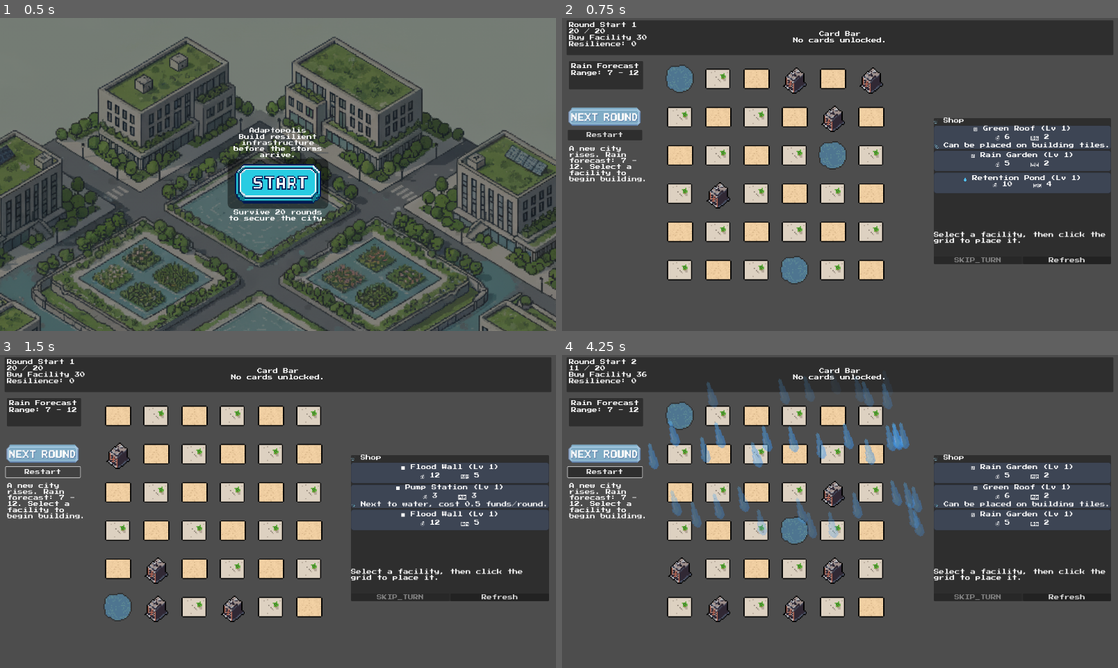
Above: before the commit, frames 1-4 (two rows, left to right).
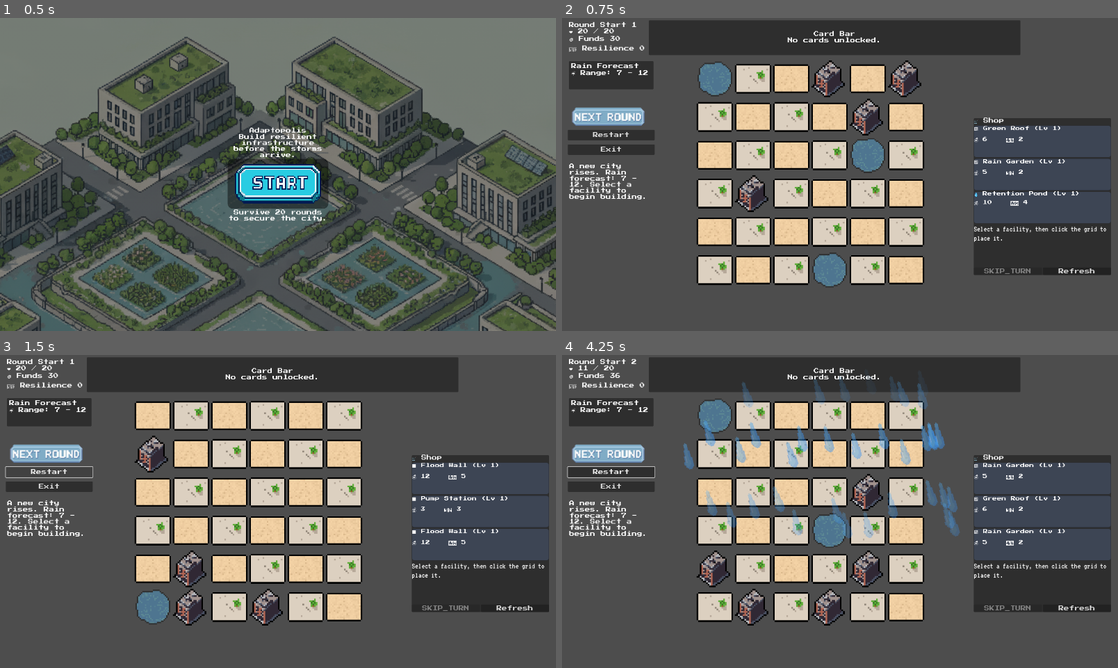
Above: after the commit, the same moments.

Repository: TinghaoHUANG/Adaptopolis-demo
Game: Godot game, scene res://scenes/main.tscn
Same seed, same stepped clock (60 frames per second), same inputs: the game is played once before the commit and once after it.
Inputs (mouse positions are in pixels of both pictures, inside the frame that each line leads up to):
- Up to frame 1 (0.5 s): no input
- Up to frame 2 (0.75 s): click (840, 183) at 0.5 s
- Up to frame 3 (1.5 s): click "Restart" at 1.25 s
- Up to frame 4 (4.25 s): click "Restart" at 2 s; click "Restart" at 2.75 s; click (606, 452) at 3.5 s

Frame 1 is identical in both runs. In frame 2, 35% of the frame differs, in the area x 0-100%, y 0-86%; in frame 3, 35%; in frame 4, 37%, in the area x 0-100%, y 0-87%.

Commit message:
Version 0.2.6

Diff:
--- a/data/facility_data.json
+++ b/data/facility_data.json
@@ -111,11 +111,12 @@
 						  true
 					  ]
 				  ],
-		"special_rule":  "Next to water, cost 0.5 funds/round.",
+		"special_rule":  "Next to water or blue infrastructure, cost 0.5 funds/round.",
 		"unlock_round":  1,
 		"type_tags":  [
 						  "grey"
-					  ]
+					  ],
+		"description":  "Electric pumps move stormwater away from low points. Place next to water or blue infrastructure to activate drainage support."
 	},
 	{
 		"id":  "permeable_pavement",
--- /dev/null
+++ b/fonts/details_font_desc.tres
@@ -0,0 +1,14 @@
+[gd_resource type="FontFile" load_steps=2 format=3 uid="uid://c7f0govhamoiu"]
+
+[ext_resource type="FontFile" uid="uid://clkkpf7jgaj8c" path="res://fonts/VT323-Regular.ttf" id="1"]
+
+[resource]
+fallbacks = Array[Font]([ExtResource("1")])
+antialiasing = 0
+subpixel_positioning = 0
+fixed_size = 28
+cache/0/28/0/ascent = 0.0
+cache/0/28/0/descent = 0.0
+cache/0/28/0/underline_position = 0.0
+cache/0/28/0/underline_thickness = 0.0
+cache/0/28/0/scale = 1.0
--- a/scenes/main.tscn
+++ b/scenes/main.tscn
@@ -38,6 +38,7 @@
 hud_container_path = NodePath("UI/HUD")
 shop_panel_path = NodePath("UI/ShopPanel")
 restart_button_path = NodePath("UI/HUD/RestartButton")
+exit_button_path = NodePath("UI/HUD/ExitButton")
 victory_menu_path = NodePath("UI/VictoryMenu")
 victory_label_path = NodePath("UI/VictoryMenu/Menu/Panel/VBox/VictoryLabel")
 victory_restart_button_path = NodePath("UI/VictoryMenu/Menu/Panel/VBox/Buttons/RestartButton")
@@ -54,6 +55,7 @@
 [node name="UI" type="CanvasLayer" parent="."]
 
 [node name="CardInfo" type="PanelContainer" parent="UI"]
+visible = false
 z_index = 200
 z_as_relative = false
 offset_right = 244.0
@@ -88,9 +90,9 @@
 [node name="CardBar" type="PanelContainer" parent="UI"]
 anchors_preset = 10
 anchor_right = 1.0
-offset_left = 16.0
+offset_left = 300.0
 offset_top = 8.0
-offset_right = -16.0
+offset_right = -337.0
 offset_bottom = 128.0
 grow_horizontal = 2
 script = ExtResource("10")
@@ -128,7 +130,7 @@
 anchors_preset = 0
 offset_left = 24.0
 offset_top = 144.0
-offset_right = 304.0
+offset_right = 347.0
 offset_bottom = 324.0
 script = ExtResource("3")
 rain_report_label_path = NodePath("RainPanel/RainReportLabel")
@@ -136,7 +138,7 @@
 [node name="StatsContainer" type="VBoxContainer" parent="UI/HUD"]
 layout_mode = 0
 offset_top = -129.0
-offset_right = 256.0
+offset_right = 289.0
 offset_bottom = -16.0
 
 [node name="RoundLabel" type="Label" parent="UI/HUD/StatsContainer"]
@@ -158,7 +160,7 @@
 [node name="RainPanel" type="Panel" parent="UI/HUD"]
 layout_mode = 0
 offset_top = 5.0
-offset_right = 256.0
+offset_right = 292.0
 offset_bottom = 102.0
 
 [node name="RainTitle" type="Label" parent="UI/HUD/RainPanel"]
@@ -177,7 +179,7 @@
 offset_top = 32.0
 offset_right = -8.0
 offset_bottom = -8.0
-text = "Range: ? - ?"
+text = "☔ Range: ? - ?"
 
 [node name="NextRoundButton" type="TextureButton" parent="UI/HUD"]
 custom_minimum_size = Vector2(110, 35)
@@ -200,9 +202,9 @@
 anchor_right = 1.0
 anchor_bottom = 1.0
 offset_left = 1.0
-offset_top = 298.0
+offset_top = 359.0
 offset_right = 1.0
-offset_bottom = 286.0
+offset_bottom = 347.0
 grow_horizontal = 2
 grow_vertical = 2
 text = "Welcome to Adaptopolis!"
@@ -218,6 +220,17 @@
 offset_bottom = 278.0
 grow_horizontal = 2
 text = "Restart"
+
+[node name="ExitButton" type="Button" parent="UI/HUD"]
+layout_mode = 1
+anchors_preset = 10
+anchor_right = 1.0
+offset_left = -4.0
+offset_top = 292.0
+offset_right = -27.0
+offset_bottom = 328.0
+grow_horizontal = 2
+text = "Exit"
 
 [node name="GridDisplay" type="GridContainer" parent="UI"]
 anchors_preset = 8
@@ -225,9 +238,9 @@
 anchor_top = 0.5
 anchor_right = 0.5
 anchor_bottom = 0.5
-offset_left = -608.0
+offset_left = -486.0
 offset_top = -384.0
-offset_right = 160.0
+offset_right = 282.0
 offset_bottom = 384.0
 grow_horizontal = 2
 grow_vertical = 2
@@ -243,10 +256,10 @@
 anchor_top = 0.5
 anchor_right = 1.0
 anchor_bottom = 0.5
-offset_left = -331.0
+offset_left = -498.0
 offset_top = -194.0
 offset_right = -24.0
-offset_bottom = 309.0
+offset_bottom = 347.0
 grow_horizontal = 0
 grow_vertical = 2
 script = ExtResource("5")
@@ -269,13 +282,14 @@
 autowrap_mode = 2
 
 [node name="OfferList" type="VBoxContainer" parent="UI/ShopPanel/MarginContainer/VBox"]
-custom_minimum_size = Vector2(0, 200)
+custom_minimum_size = Vector2(0, 160)
 layout_mode = 2
 size_flags_vertical = 3
 
 [node name="DetailLabel" type="Label" parent="UI/ShopPanel/MarginContainer/VBox"]
-custom_minimum_size = Vector2(0, 80)
-layout_mode = 2
+custom_minimum_size = Vector2(0, 140)
+layout_mode = 2
+size_flags_vertical = 3
 text = "Select a facility, then click the grid to place it."
 autowrap_mode = 2
 
--- a/scripts/grid_display.gd
+++ b/scripts/grid_display.gd
@@ -43,7 +43,10 @@
 
 const FACILITY_ICONS := {
 	"green_roof": preload("res://icons/facilities/greenroof_1.png"),
-	"rain_garden": preload("res://icons/facilities/raingarden_1.png")
+	"rain_garden": preload("res://icons/facilities/raingarden_1.png"),
+	"constructed_wetland": preload("res://icons/facilities/wetland_1.png"),
+	"pump_station": preload("res://icons/facilities/pump_1.png"),
+	"flood_wall": preload("res://icons/facilities/floodwall_1.png")
 }
 
 const RETENTION_POND_ICONS := {
@@ -248,9 +251,15 @@
 		return null
 	match facility.id:
 		"green_roof":
-			return FACILITY_ICONS.get("green_roof")
+			return _get_single_icon(facility)
 		"rain_garden":
-			return FACILITY_ICONS.get("rain_garden")
+			return _get_single_icon(facility)
+		"constructed_wetland":
+			return _get_single_icon(facility)
+		"pump_station":
+			return _get_single_icon(facility)
+		"flood_wall":
+			return _get_single_icon(facility)
 		"retention_pond":
 			return _get_retention_pond_icon(facility, grid_position)
 		_:
@@ -273,10 +282,19 @@
 	return RETENTION_POND_ICONS.get(normalized, null)
 
 func _format_facility_label(facility: Facility) -> String:
+	if facility == null:
+		return ""
+	if FACILITY_ICONS.has(facility.id) or facility.id == "retention_pond":
+		return ""
 	var icon: String = "🌱" if facility.type == "green" else "🏗️"
 	if facility.id == "green_roof":
 		icon = "🏡"
 	return icon
+
+func _get_single_icon(facility: Facility) -> Texture2D:
+	if facility == null:
+		return null
+	return FACILITY_ICONS.get(facility.id, null)
 
 func _show_preview(origin: Vector2i) -> void:
 	clear_preview()
--- a/scripts/grid_manager.gd
+++ b/scripts/grid_manager.gd
@@ -168,7 +168,7 @@
 		if cell.occupied:
 			return {"allowed": false, "merge_target": null}
 		if facility.id == "pump_station":
-			if not _has_adjacent_water(target):
+			if not _has_adjacent_water_or_blue_infrastructure(target):
 				return {"allowed": false, "merge_target": null}
 	return {"allowed": true, "merge_target": merge_target}
 
@@ -252,12 +252,20 @@
 		cell.occupied = cell.is_building or cell.is_water
 	facility_cells[facility].clear()
 
-func _has_adjacent_water(position: Vector2i) -> bool:
+func _has_adjacent_water_or_blue_infrastructure(position: Vector2i) -> bool:
 	var directions := [Vector2i.LEFT, Vector2i.RIGHT, Vector2i.UP, Vector2i.DOWN]
 	for dir in directions:
 		var neighbor := get_cell(position + dir)
-		if neighbor and neighbor.is_water:
+		if neighbor == null:
+			continue
+		if neighbor.is_water:
 			return true
+		var neighbor_facility: Facility = neighbor.facility_ref
+		if neighbor_facility:
+			var tags := neighbor_facility.get_type_tags()
+			for tag in tags:
+				if tag == "blue":
+					return true
 	return false
 
 func get_cell(position: Vector2i) -> GridCell:
--- a/scripts/hud_display.gd
+++ b/scripts/hud_display.gd
@@ -34,7 +34,7 @@
 	if forecast_min > 0 or forecast_max > 0:
 		min_text = str(forecast_min)
 		max_text = str(forecast_max)
-	label.text = "Range: %s - %s" % [min_text, max_text]
+	label.text = "☔ Range: %s - %s" % [min_text, max_text]
 
 func _get_report_label() -> Label:
 	if rain_report_label_path.is_empty():
--- a/scripts/main.gd
+++ b/scripts/main.gd
@@ -26,6 +26,7 @@
 @export var hud_container_path: NodePath
 @export var shop_panel_path: NodePath
 @export var restart_button_path: NodePath
+@export var exit_button_path: NodePath
 @export var victory_menu_path: NodePath
 @export var victory_label_path: NodePath
 @export var victory_restart_button_path: NodePath
@@ -67,6 +68,7 @@
 var hud_container: Control = null
 var shop_panel: Control = null
 var restart_button: Button = null
+var exit_button: Button = null
 var victory_menu: Control = null
 var victory_label: Label = null
 var victory_restart_button: Button = null
@@ -142,6 +144,7 @@
 	hud_container = get_node_or_null(hud_container_path) as Control
 	shop_panel = get_node_or_null(shop_panel_path) as Control
 	restart_button = get_node_or_null(restart_button_path) as Button
+	exit_button = get_node_or_null(exit_button_path) as Button
 	victory_menu = get_node_or_null(victory_menu_path) as Control
 	victory_label = get_node_or_null(victory_label_path) as Label
 	victory_restart_button = get_node_or_null(victory_restart_button_path) as Button
@@ -705,6 +708,7 @@
 
 	_connect_button(start_button, "_on_start_pressed")
 	_connect_button(restart_button, "_on_restart_pressed")
+	_connect_button(exit_button, "_on_exit_pressed")
 	_connect_button(victory_restart_button, "_on_restart_pressed")
 	_connect_button(victory_endless_button, "_on_victory_endless_pressed")
 
@@ -864,6 +868,9 @@
 
 func _on_restart_pressed() -> void:
 	start_new_game()
+
+func _on_exit_pressed() -> void:
+	get_tree().quit()
 
 func _on_victory_endless_pressed() -> void:
 	endless_mode = true
--- a/scripts/shop_display.gd
+++ b/scripts/shop_display.gd
@@ -32,6 +32,12 @@
 const LEVEL_BORDER_WIDTH: int = 3
 const NO_HIGHLIGHT: Color = Color(0, 0, 0, 0)
 const BASE_BUTTON_COLOR: Color = Color(0.24, 0.27, 0.33)
+const OFFER_TITLE_FONT: FontFile = preload("res://fonts/pixel_font.tres")
+const OFFER_TITLE_FONT_SIZE: int = 16
+const OFFER_STATS_FONT: FontFile = preload("res://fonts/pixel_font.tres")
+const OFFER_STATS_FONT_SIZE: int = 16
+const DETAIL_FONT: FontFile = preload("res://fonts/details_font_desc.tres")
+const DETAIL_FONT_SIZE: int = 28
 
 func _ready() -> void:
 	button_group.allow_unpress = true
@@ -45,6 +51,9 @@
 	if refresh_button:
 		refresh_button.text = "Refresh"
 		refresh_button.connect("pressed", Callable(self, "_on_refresh_pressed"))
+	if detail_label and DETAIL_FONT:
+		detail_label.add_theme_font_override("font", DETAIL_FONT)
+		detail_label.add_theme_font_size_override("font_size", DETAIL_FONT_SIZE)
 	_update_status_hint()
 
 func set_offers(new_offers: Array) -> void:
@@ -83,8 +92,36 @@
 	button.button_group = button_group
 	button.focus_mode = Control.FOCUS_NONE
 	button.flat = false
-	button.custom_minimum_size = Vector2(0, 72)
-	button.text = _format_offer_summary(facility)
+	button.custom_minimum_size = Vector2(0, 110)
+	button.text = ""
+	var content := VBoxContainer.new()
+	content.name = "Summary"
+	content.mouse_filter = Control.MOUSE_FILTER_IGNORE
+	content.size_flags_horizontal = Control.SIZE_EXPAND_FILL
+	content.size_flags_vertical = Control.SIZE_EXPAND_FILL
+	content.alignment = BoxContainer.ALIGNMENT_BEGIN
+	content.add_theme_constant_override("separation", 8)
+	button.add_child(content)
+
+	var title_label := Label.new()
+	title_label.mouse_filter = Control.MOUSE_FILTER_IGNORE
+	title_label.horizontal_alignment = HORIZONTAL_ALIGNMENT_LEFT
+	title_label.size_flags_horizontal = Control.SIZE_EXPAND_FILL
+	title_label.text = _format_offer_title(facility)
+	if OFFER_TITLE_FONT:
+		title_label.add_theme_font_override("font", OFFER_TITLE_FONT)
+		title_label.add_theme_font_size_override("font_size", OFFER_TITLE_FONT_SIZE)
+	content.add_child(title_label)
+
+	var stats_label := Label.new()
+	stats_label.mouse_filter = Control.MOUSE_FILTER_IGNORE
+	stats_label.horizontal_alignment = HORIZONTAL_ALIGNMENT_LEFT
+	stats_label.size_flags_horizontal = Control.SIZE_EXPAND_FILL
+	stats_label.text = _format_offer_stats(facility)
+	if OFFER_STATS_FONT:
+		stats_label.add_theme_font_override("font", OFFER_STATS_FONT)
+		stats_label.add_theme_font_size_override("font_size", OFFER_STATS_FONT_SIZE)
+	content.add_child(stats_label)
 	_apply_offer_style(button, facility)
 	button.connect("toggled", Callable(self, "_on_offer_toggled").bind(index))
 	return button
@@ -128,27 +165,19 @@
 		return LEVEL2_HIGHLIGHT
 	return LEVEL3_HIGHLIGHT
 
-func _format_offer_summary(facility: Facility) -> String:
-	var lines: Array[String] = []
+func _format_offer_title(facility: Facility) -> String:
 	var dots := facility.get_type_dots()
 	var prefix := "%s " % dots if not dots.is_empty() else ""
-	lines.append("%s%s (Lv %d)" % [prefix, facility.name, facility.level])
-	lines.append("💰 %d    🛡️ %d" % [facility.cost, facility.resilience])
-	if facility.special_rule != "":
-		lines.append("📎 %s" % facility.special_rule)
-	return "\n".join(lines)
+	return "%s%s (Lv %d)" % [prefix, facility.name, facility.level]
+
+func _format_offer_stats(facility: Facility) -> String:
+	return "💰 %d    🛡️ %d" % [facility.cost, facility.resilience]
 
 func _build_detail_text(facility: Facility) -> String:
-	var parts: Array[String] = []
-	var dots := facility.get_type_dots()
-	var prefix := "%s " % dots if not dots.is_empty() else ""
-	parts.append("%s%s (Lv %d)" % [prefix, facility.name, facility.level])
-	parts.append("Cost: %d" % facility.cost)
-	parts.append("Resilience: %d" % facility.resilience)
-	if facility.description != "":
-		parts.append("")
-		parts.append(facility.description)
-	return "\n".join(parts)
+	var description := facility.description.strip_edges()
+	if description.is_empty():
+		return "No description available yet."
+	return description
 
 func _on_offer_toggled(pressed: bool, index: int) -> void:
 	if not pressed:
--- a/scripts/ui_manager.gd
+++ b/scripts/ui_manager.gd
@@ -42,17 +42,17 @@
 func update_health(health: int, max_health: int) -> void:
 	var label: Label = _get_label(health_label_path)
 	if label:
-		label.text = "%d / %d" % [health, max_health]
+		label.text = "❤️ %d / %d" % [health, max_health]
 
 func update_money(money_value) -> void:
 	var label: Label = _get_label(money_label_path)
 	if label:
-		label.text = "%s %s" % [tr("BUY_FACILITY"), _format_money(money_value)]
+		label.text = "🪙 Funds %s" % _format_money(money_value)
 
 func update_resilience(resilience: int) -> void:
 	var label: Label = _get_label(resilience_label_path)
 	if label:
-		label.text = "Resilience: %d" % resilience
+		label.text = "🛡️ Resilience %d" % resilience
 
 func show_rain_report(report: Dictionary) -> void:
 	var hud: Node = _get_node(hud_path)
Not shown, changed: export_presets.cfg
Binary file added: icons/facilities/floodwall_1.png
Not shown, added: icons/facilities/floodwall_1.png.import
Binary file changed: icons/facilities/greenroof_1.png
Binary file added: icons/facilities/pump_1.png
Not shown, added: icons/facilities/pump_1.png.import
Binary file changed: icons/facilities/raingarden_1.png
Binary file changed: icons/facilities/retentionpond_1_lowerleft.png
Binary file changed: icons/facilities/retentionpond_1_lowerright.png
Binary file changed: icons/facilities/retentionpond_1_upperleft.png
Binary file changed: icons/facilities/retentionpond_1_upperright.png
Binary file added: icons/facilities/wetland_1.png
(and 8 more such lines)
